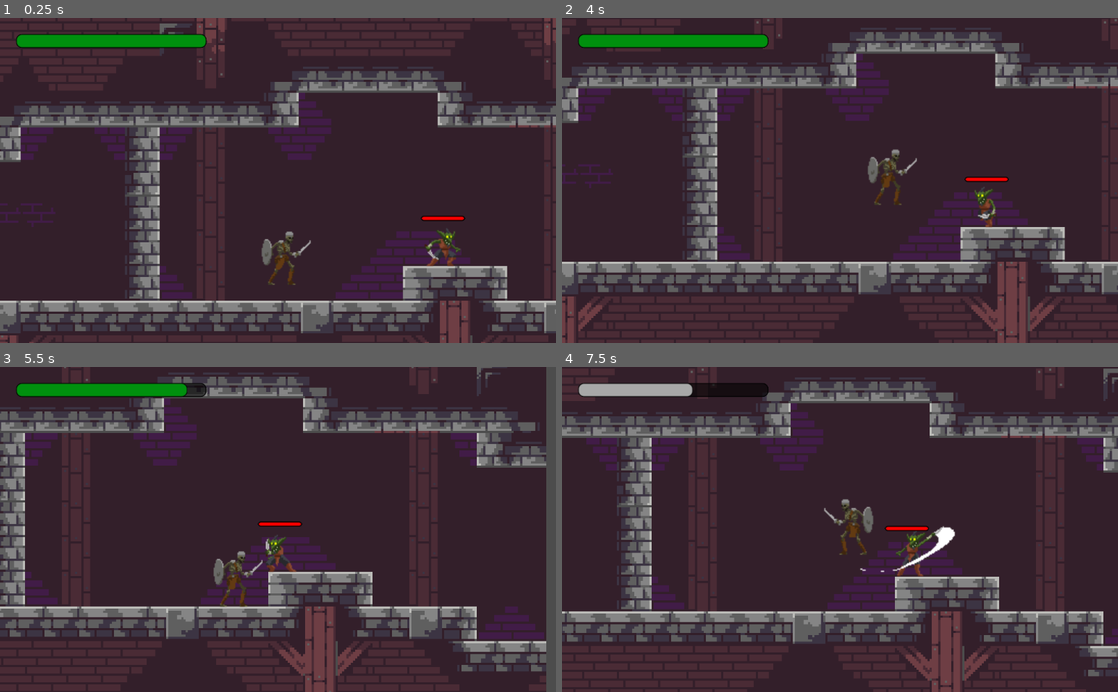
Above: before the commit, frames 1-4 (two rows, left to right).
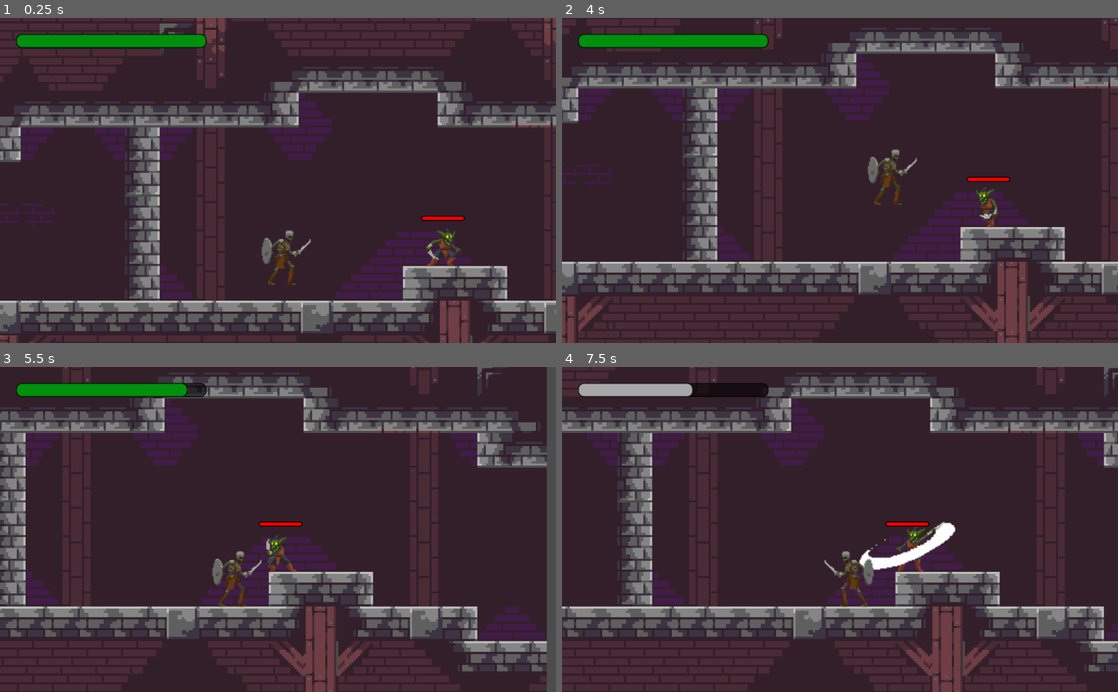
Above: after the commit, the same moments.

Repository: marcotmotta/rpg-godot
Game: Godot game, scene res://scenes/Map1.tscn
Same seed, same stepped clock (60 frames per second), same inputs: the game is played once before the commit and once after it. Before the commit the project starts from res://Map1.tscn.
Inputs (mouse positions are in pixels of both pictures, inside the frame that each line leads up to):
- Up to frame 1 (0.25 s): no input
- Up to frame 2 (4 s): move the mouse to (962, 164) at 0.52 s; hold D (right) 0.53-1.25 s; tap Space (attack) at 0.6, 2.1 s; click (962, 164) at 0.67 s; tap Up (up) at 0.77, 0.8, 1.07, 2.3, 3.6, 3.77 s; drag from (728, 196) to (973, 193) at 1.27 s; move the mouse to (895, 109) at 2.02 s; hold A (left) 2.03-2.75 s; click (895, 109) at 2.17 s; drag from (812, 245) to (1029, 206) at 2.77 s; move the mouse to (1006, 229) at 3.52 s; hold D (right) from 3.53 s (still down); click (1006, 229) at 3.67 s
- Up to frame 3 (5.5 s): tap Up (up) at 4.07, 5.3 s; release D (right) at 4.25 s; drag from (111, 480) to (328, 558) at 4.27 s; move the mouse to (305, 529) at 5.02 s; hold D (right) from 5.03 s (still down); tap Space (attack) at 5.1 s; click (305, 529) at 5.17 s
- Up to frame 4 (7.5 s): release D (right) at 5.75 s; drag from (756, 448) to (845, 575) at 5.77 s; move the mouse to (962, 513) at 6.52 s; hold A (left) 6.53-7.25 s; tap Space (attack) at 6.6 s; click (962, 513) at 6.67 s; tap Up (up) at 6.77, 6.8, 7.07 s; drag from (728, 545) to (873, 545) at 7.27 s

The runs differ from the first frame. In frame 1, 0.1% of the frame differs, in the area x 47-56%, y 65-78%; in frame 2, 0.2%; in frame 3, 1.8%; in frame 4, 21%, in the area x 0-100%, y 0-100%.

Commit message:
add dialgue box and custom font

Diff:
--- a/RPG/project.godot
+++ b/RPG/project.godot
@@ -16,7 +16,7 @@
 [application]
 
 config/name="RPG"
-run/main_scene="res://Map1.tscn"
+run/main_scene="res://scenes/Map1.tscn"
 config/icon="res://icon.png"
 
 [autoload]
--- /dev/null
+++ b/RPG/scenes/DialogueBox.tscn
@@ -0,0 +1,30 @@
+[gd_scene load_steps=4 format=2]
+
+[ext_resource path="res://scenes/dialogue.gd" type="Script" id=1]
+[ext_resource path="res://fonts/OldNewspaperTypes.ttf" type="DynamicFontData" id=2]
+
+[sub_resource type="DynamicFont" id=1]
+size = 25
+font_data = ExtResource( 2 )
+
+[node name="DialogueBox" type="CanvasLayer"]
+
+[node name="Polygon2D" type="Polygon2D" parent="."]
+color = Color( 0, 0, 0, 0.784314 )
+polygon = PoolVector2Array( 24, 576, 24, 464, 1000, 464, 1000, 576 )
+
+[node name="RichTextLabel" type="RichTextLabel" parent="Polygon2D"]
+margin_left = 40.0
+margin_top = 480.0
+margin_right = 984.0
+margin_bottom = 560.0
+custom_fonts/normal_font = SubResource( 1 )
+script = ExtResource( 1 )
+__meta__ = {
+"_edit_use_anchors_": false
+}
+
+[node name="Timer" type="Timer" parent="Polygon2D"]
+wait_time = 0.05
+autostart = true
+[connection signal="timeout" from="Polygon2D/Timer" to="Polygon2D/RichTextLabel" method="_on_Timer_timeout"]
--- a/RPG/EnemyGoblin.tscn
+++ b/RPG/scenes/EnemyGoblin.tscn
@@ -29,113 +29,113 @@
 
 [sub_resource type="AtlasTexture" id=5]
 flags = 4
-atlas = ExtResource( 4 )
+atlas = ExtResource( 6 )
 region = Rect2( 0, 0, 150, 150 )
 
 [sub_resource type="AtlasTexture" id=6]
 flags = 4
-atlas = ExtResource( 4 )
+atlas = ExtResource( 6 )
 region = Rect2( 150, 0, 150, 150 )
 
 [sub_resource type="AtlasTexture" id=7]
 flags = 4
-atlas = ExtResource( 4 )
+atlas = ExtResource( 6 )
 region = Rect2( 300, 0, 150, 150 )
 
 [sub_resource type="AtlasTexture" id=8]
 flags = 4
-atlas = ExtResource( 4 )
+atlas = ExtResource( 6 )
 region = Rect2( 450, 0, 150, 150 )
 
 [sub_resource type="AtlasTexture" id=9]
 flags = 4
-atlas = ExtResource( 5 )
-region = Rect2( 0, 0, 150, 150 )
+atlas = ExtResource( 6 )
+region = Rect2( 600, 0, 150, 150 )
 
 [sub_resource type="AtlasTexture" id=10]
 flags = 4
-atlas = ExtResource( 5 )
-region = Rect2( 150, 0, 150, 150 )
+atlas = ExtResource( 6 )
+region = Rect2( 750, 0, 150, 150 )
 
 [sub_resource type="AtlasTexture" id=11]
 flags = 4
 atlas = ExtResource( 5 )
-region = Rect2( 300, 0, 150, 150 )
+region = Rect2( 0, 0, 150, 150 )
 
 [sub_resource type="AtlasTexture" id=12]
 flags = 4
 atlas = ExtResource( 5 )
-region = Rect2( 450, 0, 150, 150 )
+region = Rect2( 150, 0, 150, 150 )
 
 [sub_resource type="AtlasTexture" id=13]
 flags = 4
-atlas = ExtResource( 3 )
-region = Rect2( 0, 0, 150, 150 )
+atlas = ExtResource( 5 )
+region = Rect2( 300, 0, 150, 150 )
 
 [sub_resource type="AtlasTexture" id=14]
 flags = 4
-atlas = ExtResource( 3 )
-region = Rect2( 150, 0, 150, 150 )
+atlas = ExtResource( 5 )
+region = Rect2( 450, 0, 150, 150 )
 
 [sub_resource type="AtlasTexture" id=15]
 flags = 4
 atlas = ExtResource( 3 )
-region = Rect2( 300, 0, 150, 150 )
+region = Rect2( 0, 0, 150, 150 )
 
 [sub_resource type="AtlasTexture" id=16]
 flags = 4
 atlas = ExtResource( 3 )
-region = Rect2( 450, 0, 150, 150 )
+region = Rect2( 150, 0, 150, 150 )
 
 [sub_resource type="AtlasTexture" id=17]
 flags = 4
 atlas = ExtResource( 3 )
+region = Rect2( 300, 0, 150, 150 )
+
+[sub_resource type="AtlasTexture" id=18]
+flags = 4
+atlas = ExtResource( 3 )
+region = Rect2( 450, 0, 150, 150 )
+
+[sub_resource type="AtlasTexture" id=19]
+flags = 4
+atlas = ExtResource( 3 )
 region = Rect2( 600, 0, 150, 150 )
 
-[sub_resource type="AtlasTexture" id=18]
+[sub_resource type="AtlasTexture" id=20]
 flags = 4
 atlas = ExtResource( 3 )
 region = Rect2( 750, 0, 150, 150 )
 
-[sub_resource type="AtlasTexture" id=19]
+[sub_resource type="AtlasTexture" id=21]
 flags = 4
 atlas = ExtResource( 3 )
 region = Rect2( 900, 0, 150, 150 )
 
-[sub_resource type="AtlasTexture" id=20]
+[sub_resource type="AtlasTexture" id=22]
 flags = 4
 atlas = ExtResource( 3 )
 region = Rect2( 1050, 0, 150, 150 )
 
-[sub_resource type="AtlasTexture" id=21]
-flags = 4
-atlas = ExtResource( 6 )
-region = Rect2( 0, 0, 150, 150 )
-
-[sub_resource type="AtlasTexture" id=22]
-flags = 4
-atlas = ExtResource( 6 )
-region = Rect2( 150, 0, 150, 150 )
-
 [sub_resource type="AtlasTexture" id=23]
 flags = 4
-atlas = ExtResource( 6 )
-region = Rect2( 300, 0, 150, 150 )
+atlas = ExtResource( 4 )
+region = Rect2( 0, 0, 150, 150 )
 
 [sub_resource type="AtlasTexture" id=24]
 flags = 4
-atlas = ExtResource( 6 )
-region = Rect2( 450, 0, 150, 150 )
+atlas = ExtResource( 4 )
+region = Rect2( 150, 0, 150, 150 )
 
 [sub_resource type="AtlasTexture" id=25]
 flags = 4
-atlas = ExtResource( 6 )
-region = Rect2( 600, 0, 150, 150 )
+atlas = ExtResource( 4 )
+region = Rect2( 300, 0, 150, 150 )
 
 [sub_resource type="AtlasTexture" id=26]
 flags = 4
-atlas = ExtResource( 6 )
-region = Rect2( 750, 0, 150, 150 )
+atlas = ExtResource( 4 )
+region = Rect2( 450, 0, 150, 150 )
 
 [sub_resource type="AtlasTexture" id=27]
 flags = 4
@@ -154,25 +154,25 @@
 "name": "idle",
 "speed": 5.0
 }, {
-"frames": [ SubResource( 5 ), SubResource( 6 ), SubResource( 7 ), SubResource( 8 ) ],
+"frames": [ SubResource( 5 ), SubResource( 6 ), SubResource( 7 ), SubResource( 8 ), SubResource( 9 ), SubResource( 10 ) ],
+"loop": true,
+"name": "attack_step_1",
+"speed": 10.0
+}, {
+"frames": [ SubResource( 11 ), SubResource( 12 ), SubResource( 13 ), SubResource( 14 ) ],
+"loop": false,
+"name": "death",
+"speed": 5.0
+}, {
+"frames": [ SubResource( 15 ), SubResource( 16 ), SubResource( 17 ), SubResource( 18 ), SubResource( 19 ), SubResource( 20 ), SubResource( 21 ), SubResource( 22 ) ],
+"loop": true,
+"name": "run",
+"speed": 10.0
+}, {
+"frames": [ SubResource( 23 ), SubResource( 24 ), SubResource( 25 ), SubResource( 26 ) ],
 "loop": false,
 "name": "hurt",
 "speed": 8.0
-}, {
-"frames": [ SubResource( 9 ), SubResource( 10 ), SubResource( 11 ), SubResource( 12 ) ],
-"loop": false,
-"name": "death",
-"speed": 5.0
-}, {
-"frames": [ SubResource( 13 ), SubResource( 14 ), SubResource( 15 ), SubResource( 16 ), SubResource( 17 ), SubResource( 18 ), SubResource( 19 ), SubResource( 20 ) ],
-"loop": true,
-"name": "run",
-"speed": 10.0
-}, {
-"frames": [ SubResource( 21 ), SubResource( 22 ), SubResource( 23 ), SubResource( 24 ), SubResource( 25 ), SubResource( 26 ) ],
-"loop": true,
-"name": "attack_step_1",
-"speed": 10.0
 }, {
 "frames": [ SubResource( 27 ), SubResource( 28 ) ],
 "loop": true,
@@ -211,8 +211,8 @@
 corner_radius_bottom_left = 5
 
 [sub_resource type="CapsuleShape2D" id=33]
-radius = 45.0
-height = 150.0
+radius = 40.0
+height = 155.0
 
 [sub_resource type="CircleShape2D" id=34]
 radius = 14.5
--- a/RPG/Map1.tscn
+++ b/RPG/scenes/Map1.tscn
@@ -1,9 +1,9 @@
 [gd_scene load_steps=60 format=2]
 
 [ext_resource path="res://assets/tilesheet/tilesheet_01.png" type="Texture" id=1]
-[ext_resource path="res://Player.tscn" type="PackedScene" id=2]
+[ext_resource path="res://scenes/Player.tscn" type="PackedScene" id=2]
 [ext_resource path="res://assets/tilesheet/tilesheet_02.png" type="Texture" id=3]
-[ext_resource path="res://EnemyGoblin.tscn" type="PackedScene" id=4]
+[ext_resource path="res://scenes/EnemyGoblin.tscn" type="PackedScene" id=4]
 
 [sub_resource type="ConvexPolygonShape2D" id=1]
 points = PoolVector2Array( 0, 0, 64, 0, 64, 64, 0, 64 )
--- a/RPG/Player.tscn
+++ b/RPG/scenes/Player.tscn
@@ -47,82 +47,82 @@
 
 [sub_resource type="AtlasTexture" id=8]
 flags = 4
-atlas = ExtResource( 9 )
+atlas = ExtResource( 8 )
 region = Rect2( 0, 0, 150, 150 )
 
 [sub_resource type="AtlasTexture" id=9]
 flags = 4
-atlas = ExtResource( 9 )
+atlas = ExtResource( 8 )
 region = Rect2( 150, 0, 150, 150 )
 
 [sub_resource type="AtlasTexture" id=10]
 flags = 4
-atlas = ExtResource( 9 )
+atlas = ExtResource( 8 )
 region = Rect2( 300, 0, 150, 150 )
 
 [sub_resource type="AtlasTexture" id=11]
 flags = 4
-atlas = ExtResource( 9 )
+atlas = ExtResource( 8 )
 region = Rect2( 450, 0, 150, 150 )
 
 [sub_resource type="AtlasTexture" id=12]
 flags = 4
-atlas = ExtResource( 8 )
+atlas = ExtResource( 4 )
 region = Rect2( 0, 0, 150, 150 )
 
 [sub_resource type="AtlasTexture" id=13]
 flags = 4
-atlas = ExtResource( 8 )
+atlas = ExtResource( 4 )
 region = Rect2( 150, 0, 150, 150 )
 
 [sub_resource type="AtlasTexture" id=14]
 flags = 4
-atlas = ExtResource( 8 )
+atlas = ExtResource( 4 )
 region = Rect2( 300, 0, 150, 150 )
 
 [sub_resource type="AtlasTexture" id=15]
 flags = 4
-atlas = ExtResource( 8 )
+atlas = ExtResource( 4 )
 region = Rect2( 450, 0, 150, 150 )
 
 [sub_resource type="AtlasTexture" id=16]
 flags = 4
-atlas = ExtResource( 4 )
+atlas = ExtResource( 7 )
 region = Rect2( 0, 0, 150, 150 )
 
 [sub_resource type="AtlasTexture" id=17]
 flags = 4
-atlas = ExtResource( 4 )
+atlas = ExtResource( 7 )
 region = Rect2( 150, 0, 150, 150 )
 
 [sub_resource type="AtlasTexture" id=18]
 flags = 4
-atlas = ExtResource( 4 )
+atlas = ExtResource( 7 )
 region = Rect2( 300, 0, 150, 150 )
 
 [sub_resource type="AtlasTexture" id=19]
 flags = 4
-atlas = ExtResource( 4 )
+atlas = ExtResource( 7 )
 region = Rect2( 450, 0, 150, 150 )
 
 [sub_resource type="AtlasTexture" id=20]
 flags = 4
-atlas = ExtResource( 7 )
+atlas = ExtResource( 9 )
 region = Rect2( 0, 0, 150, 150 )
 
 [sub_resource type="AtlasTexture" id=21]
 flags = 4
-atlas = ExtResource( 7 )
+atlas = ExtResource( 9 )
 region = Rect2( 150, 0, 150, 150 )
 
 [sub_resource type="AtlasTexture" id=22]
 flags = 4
-atlas = ExtResource( 7 )
+atlas = ExtResource( 9 )
 region = Rect2( 300, 0, 150, 150 )
 
 [sub_resource type="AtlasTexture" id=23]
 flags = 4
-atlas = ExtResource( 7 )
+atlas = ExtResource( 9 )
 region = Rect2( 450, 0, 150, 150 )
 
 [sub_resource type="AtlasTexture" id=24]
@@ -149,23 +149,23 @@
 }, {
 "frames": [ SubResource( 8 ), SubResource( 9 ), SubResource( 10 ), SubResource( 11 ) ],
 "loop": false,
+"name": "death",
+"speed": 5.0
+}, {
+"frames": [ SubResource( 12 ), SubResource( 13 ), SubResource( 14 ), SubResource( 15 ) ],
+"loop": true,
+"name": "run",
+"speed": 10.0
+}, {
+"frames": [ SubResource( 16 ), SubResource( 17 ), SubResource( 18 ), SubResource( 19 ) ],
+"loop": true,
+"name": "block",
+"speed": 5.0
+}, {
+"frames": [ SubResource( 20 ), SubResource( 21 ), SubResource( 22 ), SubResource( 23 ) ],
+"loop": false,
 "name": "hurt",
 "speed": 8.0
-}, {
-"frames": [ SubResource( 12 ), SubResource( 13 ), SubResource( 14 ), SubResource( 15 ) ],
-"loop": false,
-"name": "death",
-"speed": 5.0
-}, {
-"frames": [ SubResource( 16 ), SubResource( 17 ), SubResource( 18 ), SubResource( 19 ) ],
-"loop": true,
-"name": "run",
-"speed": 10.0
-}, {
-"frames": [ SubResource( 20 ), SubResource( 21 ), SubResource( 22 ), SubResource( 23 ) ],
-"loop": true,
-"name": "block",
-"speed": 5.0
 }, {
 "frames": [ SubResource( 24 ), SubResource( 25 ) ],
 "loop": true,
@@ -215,7 +215,6 @@
 [node name="AnimatedSprite" type="AnimatedSprite" parent="."]
 frames = SubResource( 26 )
 animation = "idle"
-frame = 1
 playing = true
 
 [node name="CollisionShape2D" type="CollisionShape2D" parent="." groups=[
@@ -224,6 +223,7 @@
 shape = SubResource( 27 )
 
 [node name="Camera2D" type="Camera2D" parent="."]
+visible = false
 position = Vector2( 0, -45.2201 )
 current = true
 smoothing_enabled = true
@@ -247,16 +247,16 @@
 stream = ExtResource( 6 )
 volume_db = -20.0
 
-[node name="CanvasLayer" type="CanvasLayer" parent="."]
-
-[node name="HealthBar" type="ProgressBar" parent="CanvasLayer"]
+[node name="GUI" type="CanvasLayer" parent="."]
+
+[node name="HealthBar" type="ProgressBar" parent="GUI"]
 margin_left = 30.0
 margin_top = 30.0
 margin_right = 380.0
 margin_bottom = 55.0
 custom_styles/fg = SubResource( 29 )
 custom_styles/bg = SubResource( 30 )
-value = 50.0
+value = 100.0
 percent_visible = false
 __meta__ = {
 "_edit_use_anchors_": false
--- /dev/null
+++ b/RPG/scenes/dialogue.gd
@@ -0,0 +1,22 @@
+extends RichTextLabel
+
+var dialogue = ["Larry: vc éh um lixo kaakkaka", "Robert: voc q eh huehue"]
+var page = 0
+
+func _ready():
+	set_bbcode(dialogue[page])
+	set_visible_characters(0)
+	set_process_input(true)
+
+func _input(event):
+	if event is InputEventMouseButton and event.is_pressed():
+		if get_visible_characters() > get_total_character_count():
+			if page < dialogue.size() - 1:
+				set_visible_characters(0)
+				page += 1
+				set_bbcode(dialogue[page])
+		else:
+			set_visible_characters(get_total_character_count())
+
+func _on_Timer_timeout():
+	set_visible_characters(get_visible_characters() + 1)
--- a/RPG/scripts/player.gd
+++ b/RPG/scripts/player.gd
@@ -24,9 +24,9 @@
 var facing = 0
 
 func _ready():
-	$CanvasLayer/HealthBar.max_value = max_health
-	$CanvasLayer/HealthBar.value = health
-	$CanvasLayer/HealthBar.get("custom_styles/fg").set_bg_color(Color(HEALTH_BAR_COLOR))
+	$GUI/HealthBar.max_value = max_health
+	$GUI/HealthBar.value = health
+	$GUI/HealthBar.get("custom_styles/fg").set_bg_color(Color(HEALTH_BAR_COLOR))
 
 	$AnimatedSprite.play("idle")
 
@@ -66,7 +66,7 @@
 					$AnimatedSprite.play("idle")
 
 func _physics_process(delta):
-	$CanvasLayer/HealthBar.value = health
+	$GUI/HealthBar.value = health
 
 	# Camera configs.
 	var was_grounded = is_grounded
@@ -88,7 +88,7 @@
 func take_damage(dmg, enemy_direction):
 	if !blocking or $AnimatedSprite.flip_h == enemy_direction:
 		health -= dmg
-		$CanvasLayer/HealthBar.get("custom_styles/fg").set_bg_color(Color.darkgray)
+		$GUI/HealthBar.get("custom_styles/fg").set_bg_color(Color.darkgray)
 
 		if health > 0:
 			$AnimatedSprite.play("hurt")
@@ -111,7 +111,7 @@
 		attacking = false
 
 	elif $AnimatedSprite.animation == 'hurt':
-		$CanvasLayer/HealthBar.get("custom_styles/fg").set_bg_color(Color(HEALTH_BAR_COLOR))
+		$GUI/HealthBar.get("custom_styles/fg").set_bg_color(Color(HEALTH_BAR_COLOR))
 		$AnimatedSprite.play("idle")
 		taking_damage = false
 
Binary file added: RPG/fonts/OldNewspaperTypes.ttf
